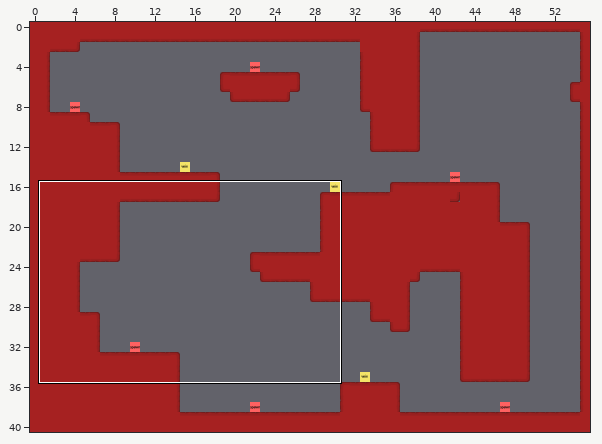
Two states of a Tiled map, GlamourJam/GlamourJamContent/testmap.tmx. Above, an overview of the earlier version with the close-up marked.
Close-up. Before the edit:
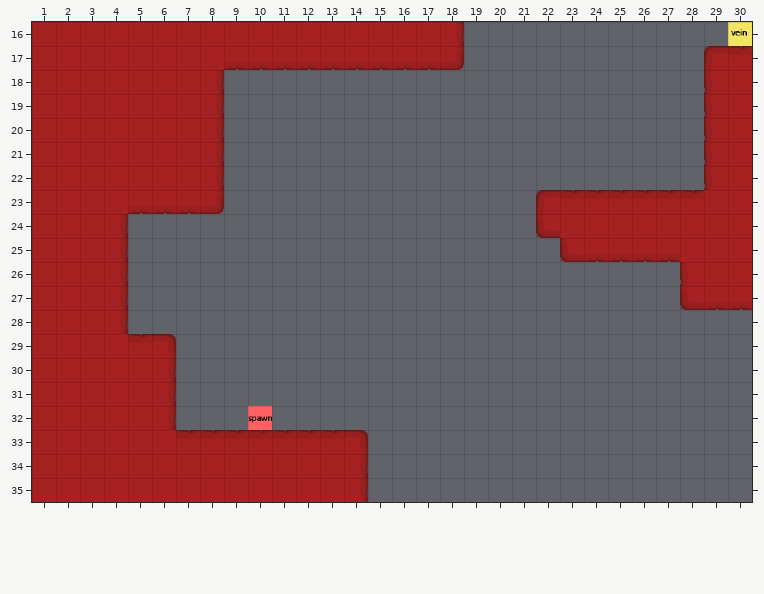
Cells are 32x32 px. Shown: x 1..30, y 16..35. The commit also changed other parts of the map, which this record leaves out.
Now the later version:
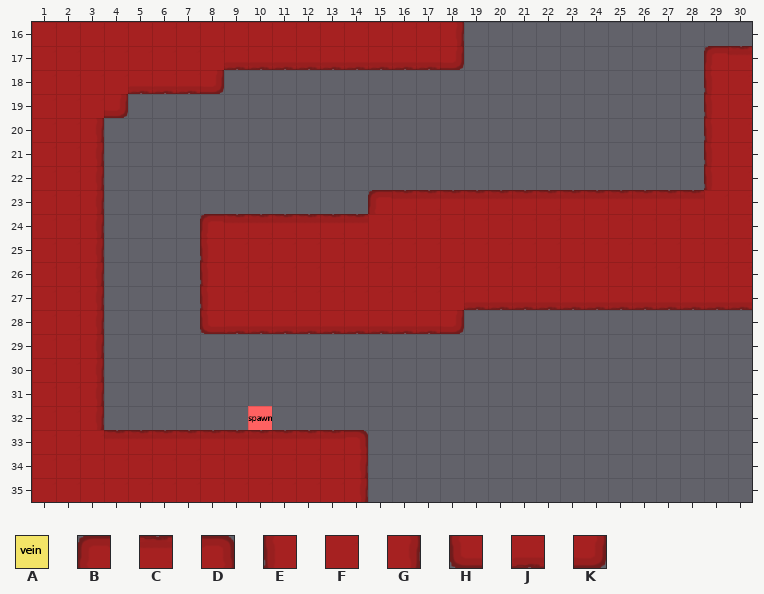
Key: from "tileset32": A 3, B 4, C 5, D 6, E 8, F 9, G 10, H 12, J 13, K 14.
_ is an empty cell, . an unchanged one.
Edits made:
--- layer "Tile Layer 1"
@@ x 30..30 @@
-16 A
+16 _
@@ x 3..28 @@
-18 ..FFFG....................
-19 .FFFFG....................
-20 FFFFFG....................
-21 FFFFFG....................
-22 FFFFFG....................
-23 FFJJJK......_______B......
-24 FG...______________H......
-25 FG..._______________HJJJJ.
-26 FG...____________________E
-27 FG...____________________H
-28 FG...___________..........
-29 FFCD......................
-30 FFFG......................
-31 FFFG......................
-32 FFFG......................
-33 .FFF......................
+18 ..JJJK....................
+19 .K____....................
+20 G_____....................
+21 G_____....................
+22 G_____....................
+23 G_____......BCCCCCCC......
+24 G_...BCCCCCCFFFFFFFF......
+25 G_...EFFFFFFFFFFFFFFFFFFF.
+26 G_...EFFFFFFFFFFFFFFFFFFFF
+27 G_...EFFFFFFFFFFJJJJJJJJJJ
+28 G_...HJJJJJJJJJK..........
+29 G___......................
+30 G___......................
+31 G___......................
+32 G___......................
+33 .CCC......................
